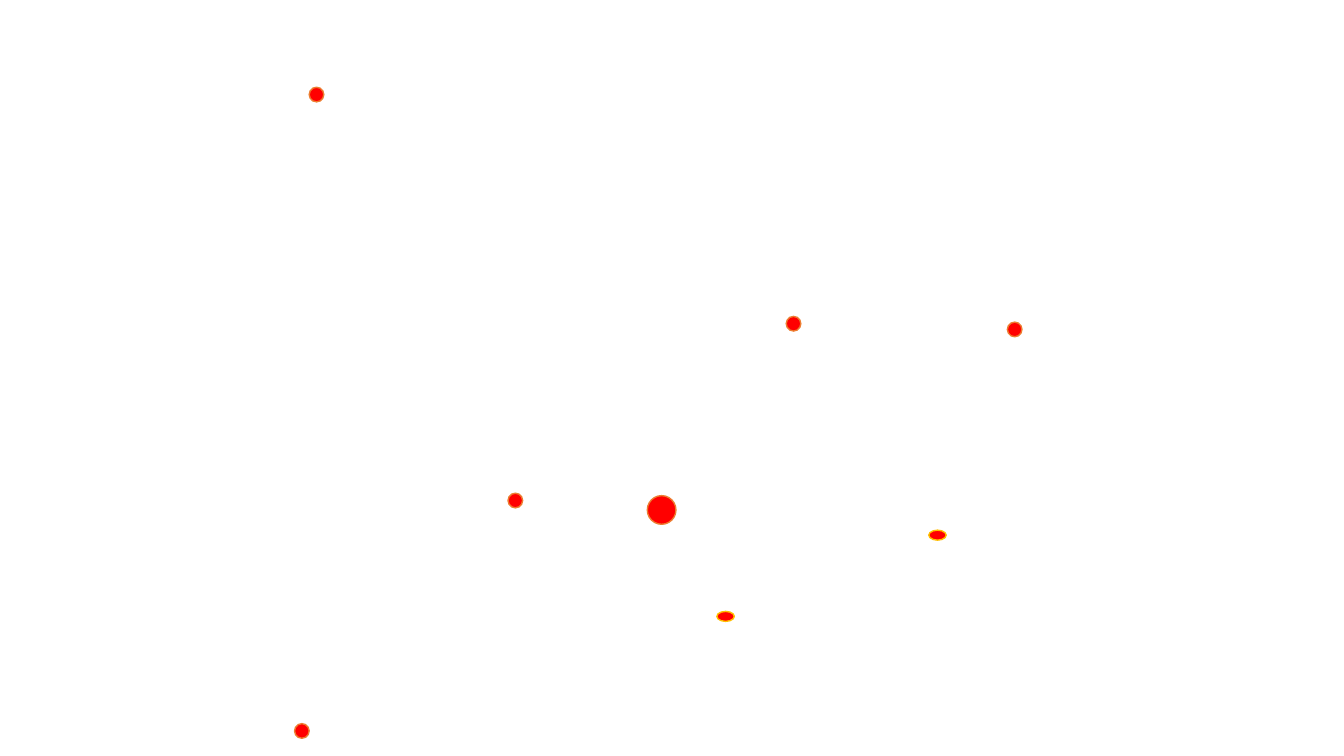
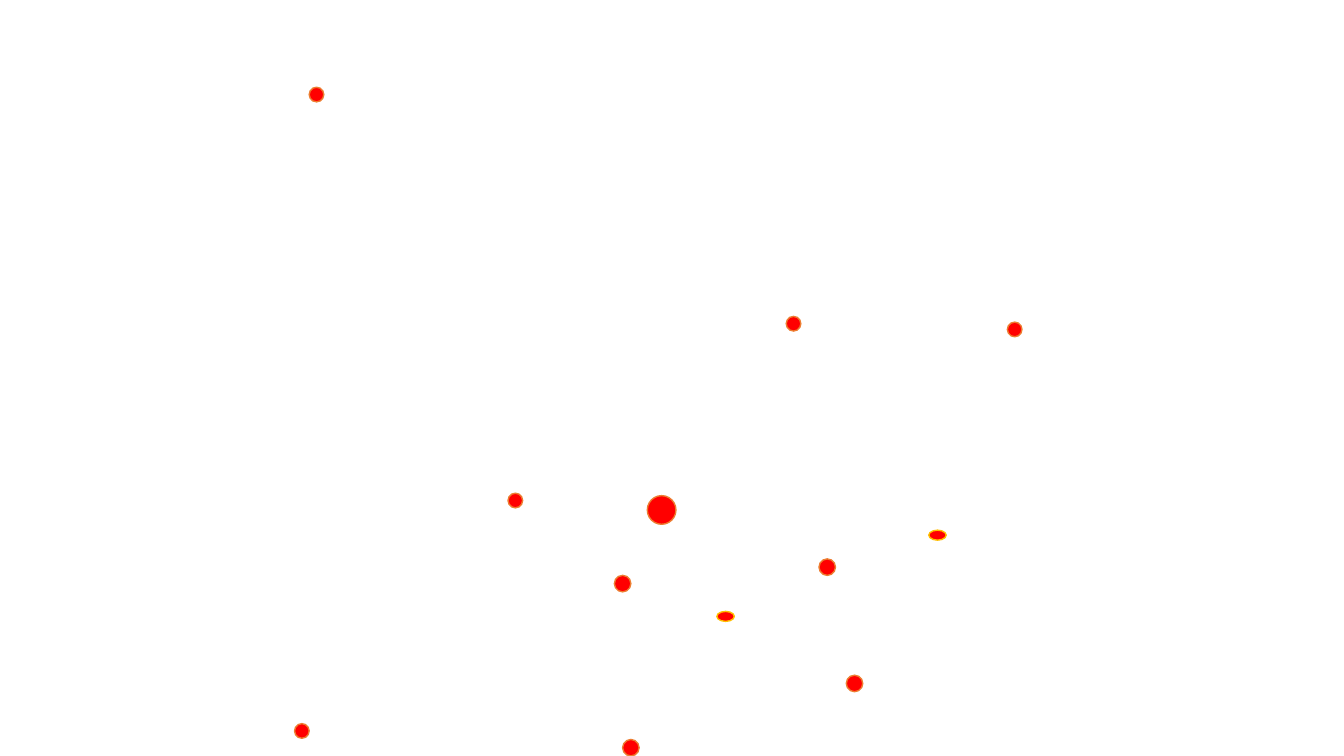
Before and after one commit to caroan/MyWebStudy, a slide deck: slide 2 of 교육상황.pptx. Drawn at 1344x756 pixels with LibreOffice and Linux fonts; fonts in the diff are those of the drawing; background and template pictures are left out. Boxes give left, top, right and bottom in pixels: in the first picture for what was removed or moved away, otherwise in the second. Text is boxed around its words. In the diff, an @@ line names an element or a change of style, - is before the commit and + after.

Commit message:
학습현황

```diff
--- a/교육상황.pptx
+++ b/교육상황.pptx
@@ ellipse added at box(820, 559, 836, 575), fill #FF0000, outline #ED7D31 1 pt @@
@@ ellipse added at box(615, 576, 631, 592), fill #FF0000, outline #ED7D31 1 pt @@
@@ ellipse added at box(847, 676, 863, 692), fill #FF0000, outline #ED7D31 1 pt @@
@@ ellipse added at box(623, 740, 639, 756), fill #FF0000, outline #ED7D31 1 pt @@
```
